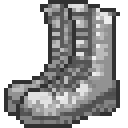
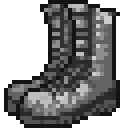
Before/after of a 128 × 128 layered artwork. What changed in the layer stack:
pixels changed over [4, 0, 120, 128] (layer not identified)
